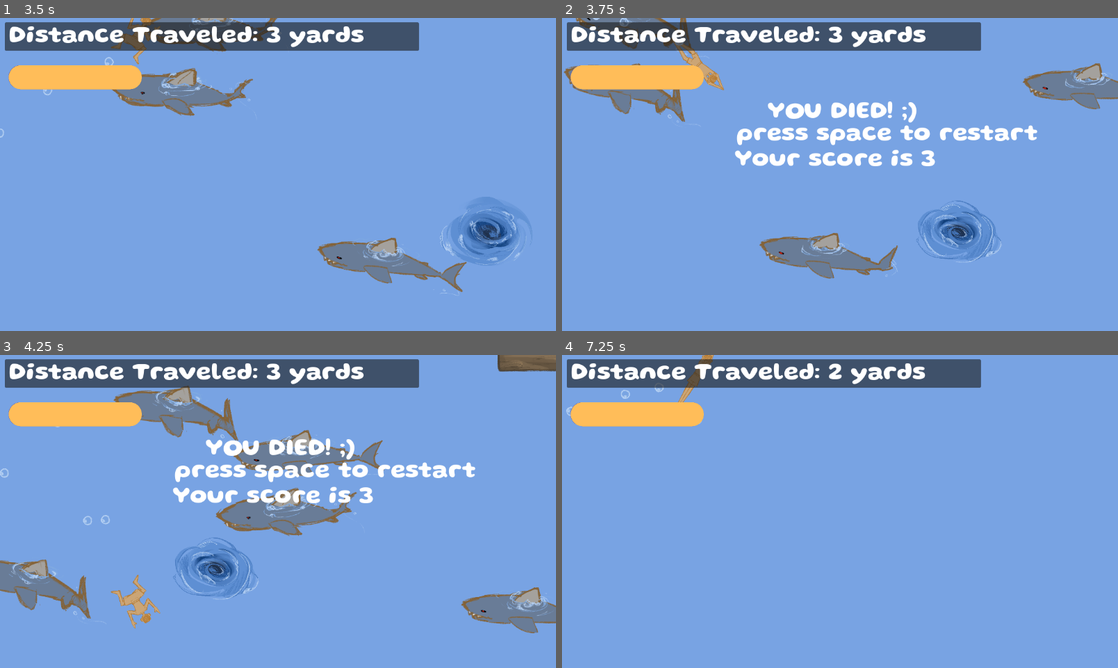
Above: before the commit, frames 1-4 (two rows, left to right).
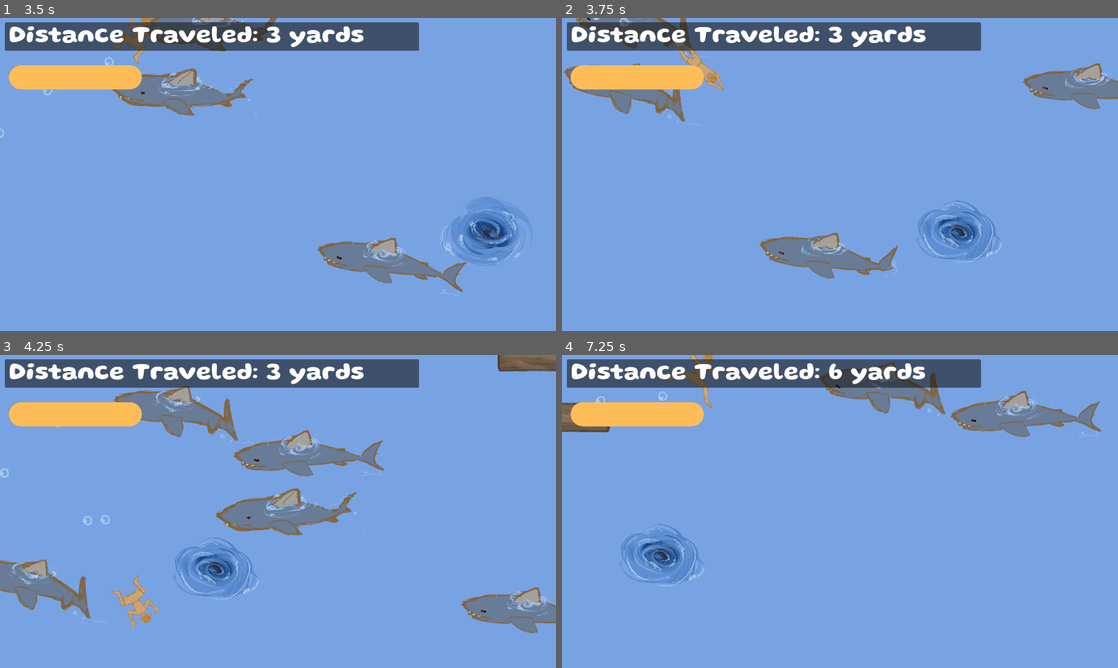
Above: after the commit, the same moments.

Repository: sophieTheProgrammer/microjam-island-61
Game: Godot game, scene res://scenes/game.tscn
The game is run twice, just before and just after one commit, with the same random seed, the same clock (stepped at 60 frames per second) and the same inputs. Sound files missing from this copy of the repository are replaced by a short silence.
Inputs (mouse positions are in pixels of both pictures, inside the frame that each line leads up to):
- Up to frame 1 (3.5 s): tap Enter (ui_accept) at 0.5, 0.77, 1.52, 3.02 s; move the mouse to (400, 158) at 0.52 s; hold Up (up) 0.53-1.28 s; click (400, 158) at 0.6 s; move the mouse to (166, 190) at 1.27 s; hold Down (down) 1.28-2.03 s; click (166, 190) at 1.35 s; move the mouse to (333, 105) at 2.02 s; hold Up (up) from 2.03 s (still down); click (333, 105) at 2.1 s; move the mouse to (250, 237) at 2.77 s; click (250, 237) at 2.85 s
- Up to frame 2 (3.75 s): move the mouse to (1006, 221) at 3.52 s; release Up (up) at 3.53 s; hold Down (down) from 3.53 s (still down); click (1006, 221) at 3.6 s
- Up to frame 3 (4.25 s): keep holding Down (down); tap Enter (ui_accept) at 3.77 s
- Up to frame 4 (7.25 s): tap Space (restart game) at 4.25 s; move the mouse to (673, 464) at 4.27 s; click (673, 464) at 4.35 s; tap Enter (ui_accept) at 4.52, 6.02, 6.77 s; move the mouse to (867, 511) at 5.02 s; click (867, 511) at 5.1 s; move the mouse to (756, 433) at 5.77 s; release Down (down) at 5.78 s; hold Up (up) from 5.78 s (still down); click (756, 433) at 5.85 s; move the mouse to (962, 495) at 6.52 s; click (962, 495) at 6.6 s

Frame 1 is identical in both runs. In frame 2, 3.0% of the frame differs, in the area x 31-86%, y 26-48%; in frame 3, 3.0%; in frame 4, 5.9%, in the area x 0-97%, y 0-74%.

Commit message:
log thingy

Diff:
--- a/scenes/log.tscn
+++ b/scenes/log.tscn
@@ -18,3 +18,5 @@
 [node name="CollisionShape2D" type="CollisionShape2D" parent="Area2D" unique_id=710638179]
 position = Vector2(2, 0.25)
 shape = SubResource("RectangleShape2D_svy8d")
+
+[connection signal="body_entered" from="Area2D" to="." method="_on_area_2d_body_entered"]
--- a/scripts/eventbus.gd
+++ b/scripts/eventbus.gd
@@ -2,3 +2,4 @@
 
 signal spawn_new_chunk()
 signal game_over()
+signal player_attaches_to_log(log_reference)
--- a/scripts/global.gd
+++ b/scripts/global.gd
@@ -11,7 +11,7 @@
 var player_node : CharacterBody2D
 var fade_node : CanvasLayer
 var measure_unit = "yards"
-const DEBUG_DEATH : bool = false
+const DEBUG_DEATH : bool = true
 
 var game_is_running: bool = true
 
--- a/scripts/log.gd
+++ b/scripts/log.gd
@@ -9,3 +9,7 @@
 # Called every frame. 'delta' is the elapsed time since the previous frame.
 func _process(delta: float) -> void:
 	pass
+
+
+func _on_area_2d_body_entered(body: Node2D) -> void:
+	EventBus.player_attaches_to_log.emit(self)
--- a/scripts/player.gd
+++ b/scripts/player.gd
@@ -7,13 +7,19 @@
 const y_multiplier = 2
 const acceleration = 15
 const buffer = 50
+var attached = false
+var log_ref = null
 var direction = 0
 func _ready() -> void:
 	Global.player_node = self
 	EventBus.game_over.connect(game_over)
+	EventBus.player_attaches_to_log.connect(game_over)
 	velocity.x = 0
 
 func _physics_process(delta: float) -> void:
+	if attached:
+		self.position.x = log_ref.x
+		self.position.y = log_ref.y
 	direction = Input.get_axis("up", "down")
 	velocity.y = move_toward(velocity.y, SPEED * direction * y_multiplier, acceleration * y_multiplier)
 	velocity.x = move_toward(velocity.x, SPEED, acceleration)
@@ -27,3 +33,7 @@
 	move_and_slide()
 func game_over():
 	collision_shape_2d.set_deferred("disabled", false)
+func attach_to_log(log_ref):
+	print("attaching shall commence")
+	attached = true
+	self.log_ref = log_ref
